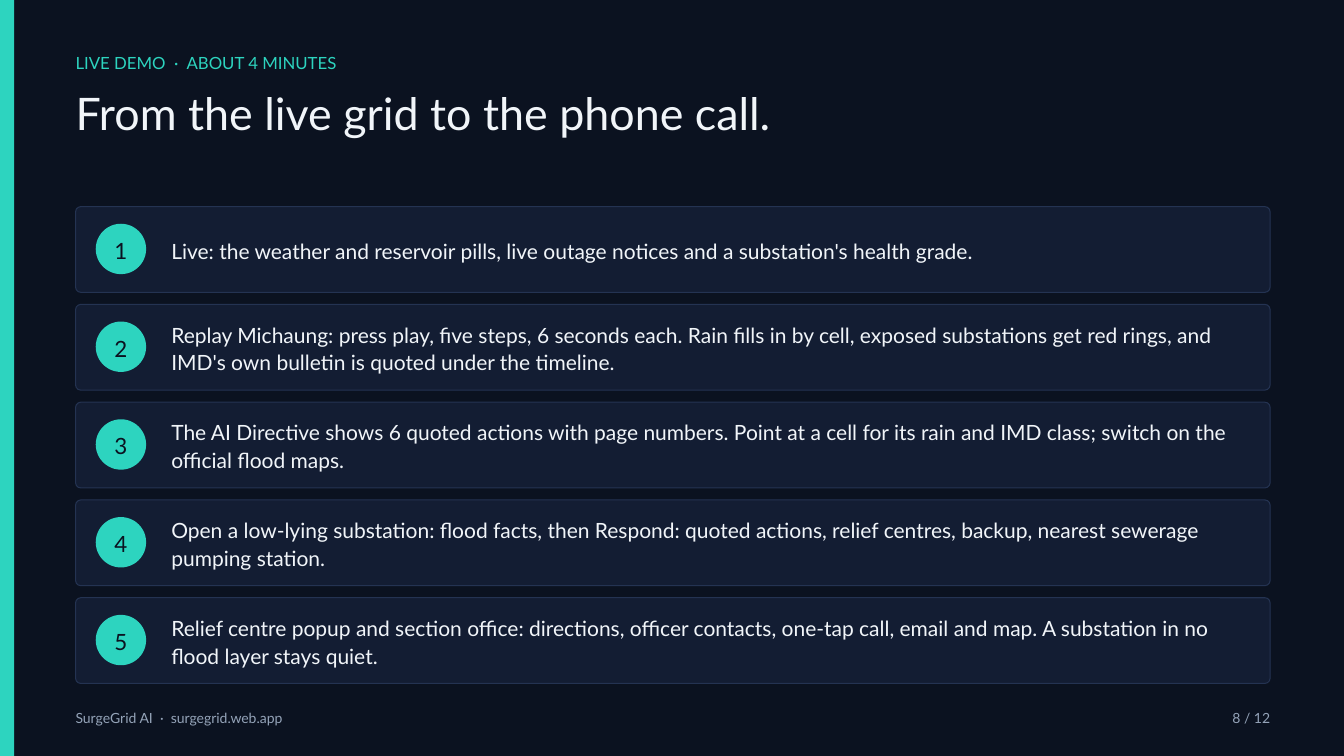
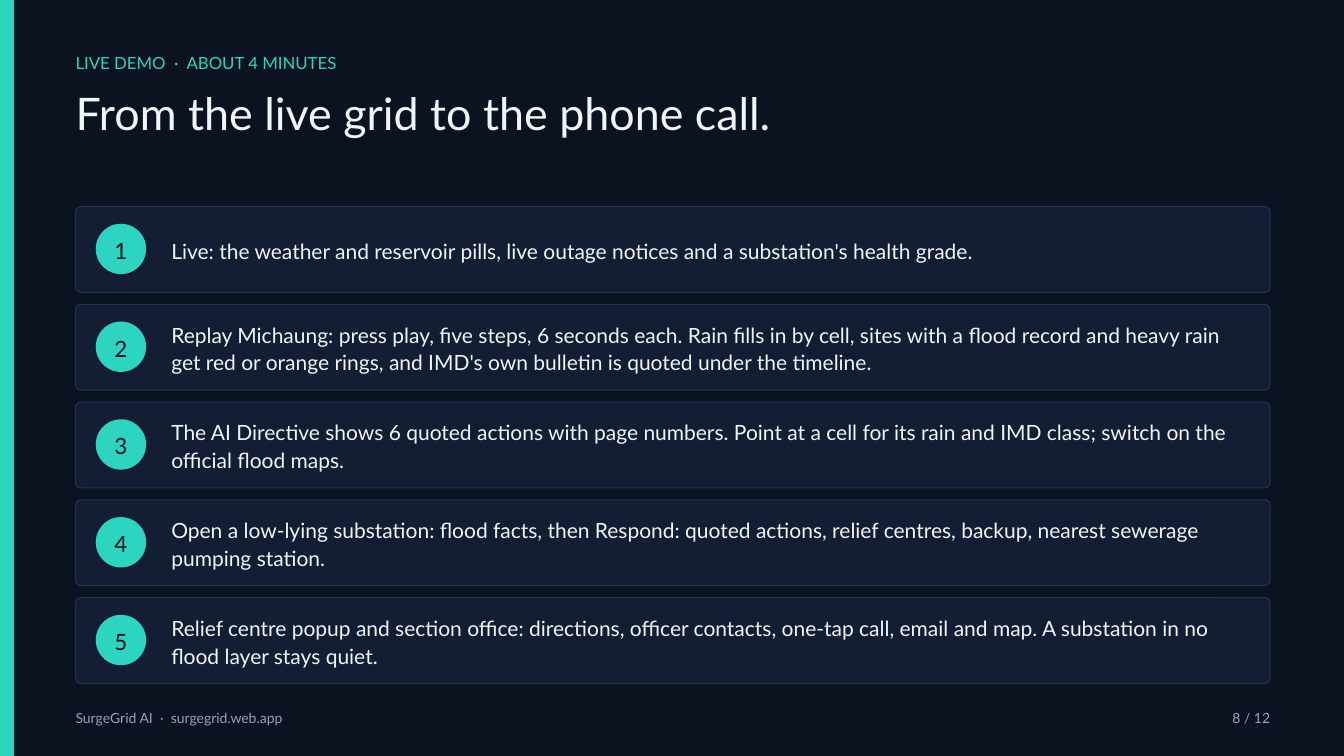
Before and after one commit to rsiva2294/surgegrid-ai, a slide deck: slide 8 of docs/SurgeGrid_AI_Deck.pptx. Drawn at 1344x756 pixels with LibreOffice and Linux fonts; fonts in the diff are those of the drawing. Boxes give left, top, right and bottom in pixels: in the first picture for what was removed or moved away, otherwise in the second. Text is boxed around its words. In the diff, an @@ line names an element or a change of style, - is before the commit and + after.

```diff
--- a/docs/SurgeGrid_AI_Deck.pptx
+++ b/docs/SurgeGrid_AI_Deck.pptx
@@ text at box(171, 327, 1220, 374): text changed @@
-Replay Michaung: press play, five steps, 6 seconds each. Rain fills in by cell, exposed substations get red rings, and IMD's own bulletin is quoted under the timeline.
+Replay Michaung: press play, five steps, 6 seconds each. Rain fills in by cell, sites with a flood record and heavy rain get red or orange rings, and IMD's own bulletin is quoted under the timeline.
```
Also in this commit, not shown: 1 other slide changed, 2 other files.
